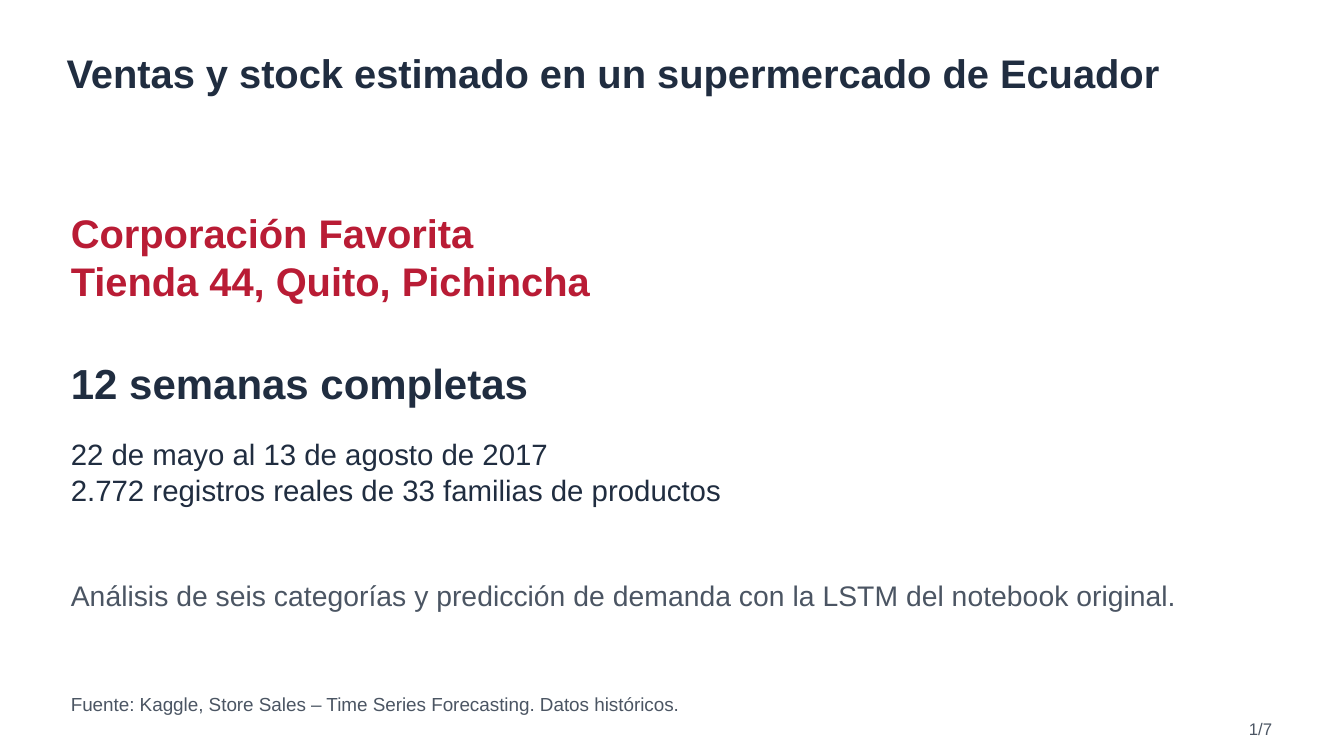
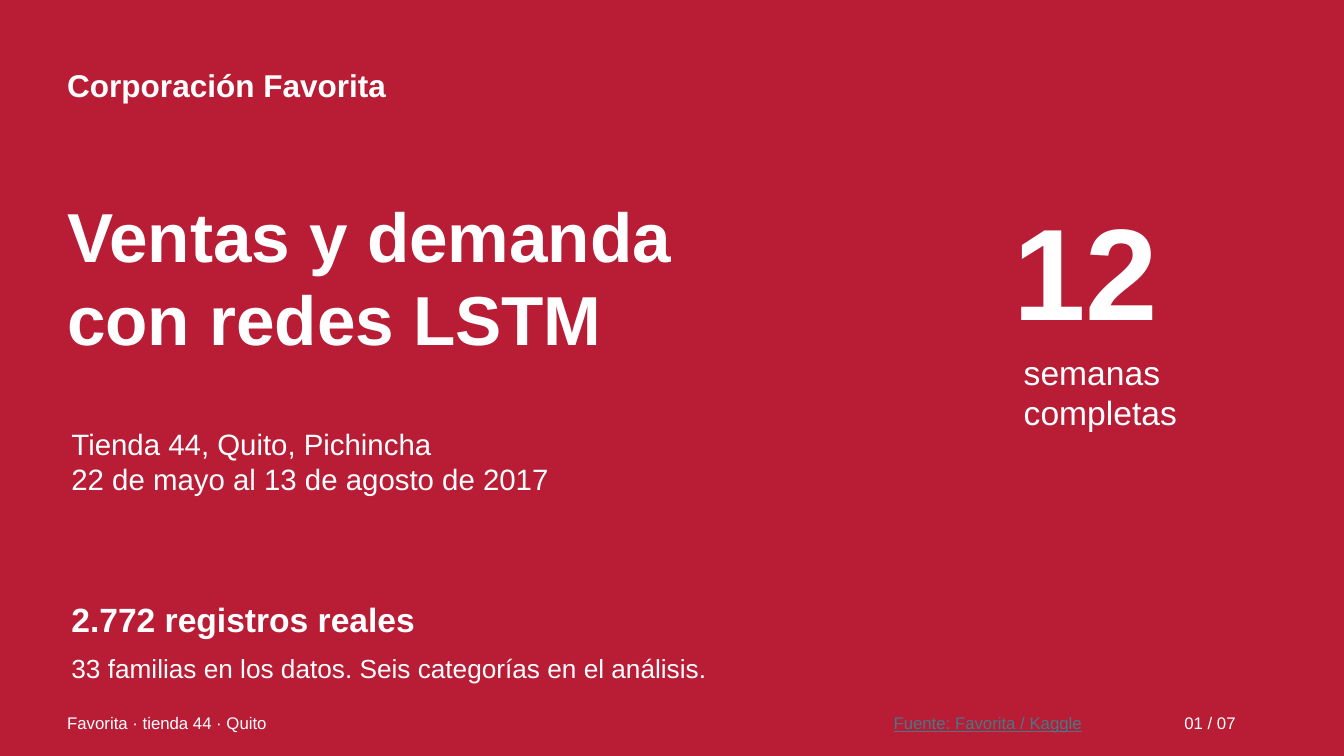
Before and after one commit to kennypallchizaca-coder/LSTM_LAFAVORITA, a slide deck: slide 1 of Presentacion/Analisis_Favorita.pptx. Drawn at 1344x756 pixels with LibreOffice and Linux fonts; fonts in the diff are those of the drawing. Boxes give left, top, right and bottom in pixels: in the first picture for what was removed or moved away, otherwise in the second. Text is boxed around its words. In the diff, an @@ line names an element or a change of style, - is before the commit and + after.

```diff
--- a/Presentacion/Analisis_Favorita.pptx
+++ b/Presentacion/Analisis_Favorita.pptx
@@ background #FFFFFF to #B91C35 @@
@@ text removed at [67,59,1159,97] @@
-Ventas y stock estimado en un supermercado de Ecuador
@@ text "Corporación Favorita": place and size @@
-text "Corporación Favorita" at [71,218,590,304]
+text "Corporación Favorita" at [67,74,386,103]
@@ text "Corporación Favorita" at [67,74,386,103]: size 28.5 to 22.5 pt, text colour #B91C35 to #FFFFFF @@
@@ text added at [67,211,671,346], 49.5 pt, text #FFFFFF, bold @@
+Ventas y demanda
+con redes LSTM
@@ text added at [1013,229,1158,320], 93 pt, text #FFFFFF, bold @@
+12
@@ text at [71,267,590,304]: paragraph removed @@
-Tienda 44, Quito, Pichincha
@@ text at [1024,367,1177,432]: text changed; size 30 to 24 pt; text colour #202D40 to #FFFFFF; bold off @@
-12 semanas completas
+semanas
+completas
@@ text at [71,433,431,461]: paragraph added @@
+Tienda 44, Quito, Pichincha
@@ text "Tienda 44, Quito, Pichincha": place and size @@
-text "Tienda 44, Quito, Pichincha" at [71,443,721,507]
+text "Tienda 44, Quito, Pichincha" at [71,433,548,496]
@@ text at [71,479,721,507]: paragraph removed @@
-2.772 registros reales de 33 familias de productos
@@ text at [71,468,548,496]: text colour #202D40 to #FFFFFF in "22 de mayo al 13 de agosto ..." @@
@@ text removed at [71,585,1175,612] @@
-Análisis de seis categorías y predicción de demanda con la LSTM del notebook original.
@@ text added at [71,607,415,639], 24 pt, text #FFFFFF, bold @@
+2.772 registros reales
@@ text added at [71,658,706,684], 18.8 pt, text #FFFFFF @@
+33 familias en los datos. Seis categorías en el análisis.
@@ text added at [67,717,266,732], 12 pt, text #FFFFFF @@
+Favorita · tienda 44 · Quito
@@ text removed at [71,697,679,715] @@
-Fuente: Kaggle, Store Sales – Time Series Forecasting. Datos históricos.
@@ text added at [894,717,1082,733], 12 pt, text #467886, underline @@
+Fuente: Favorita / Kaggle
@@ text at [1184,717,1236,729]: text changed; text colour #4B5563 to #FFFFFF @@
-1/7
+01 / 07
```
Also in this commit, not shown: 1 other slide changed, 5 slides added, 5 slides removed, 7 other files.
